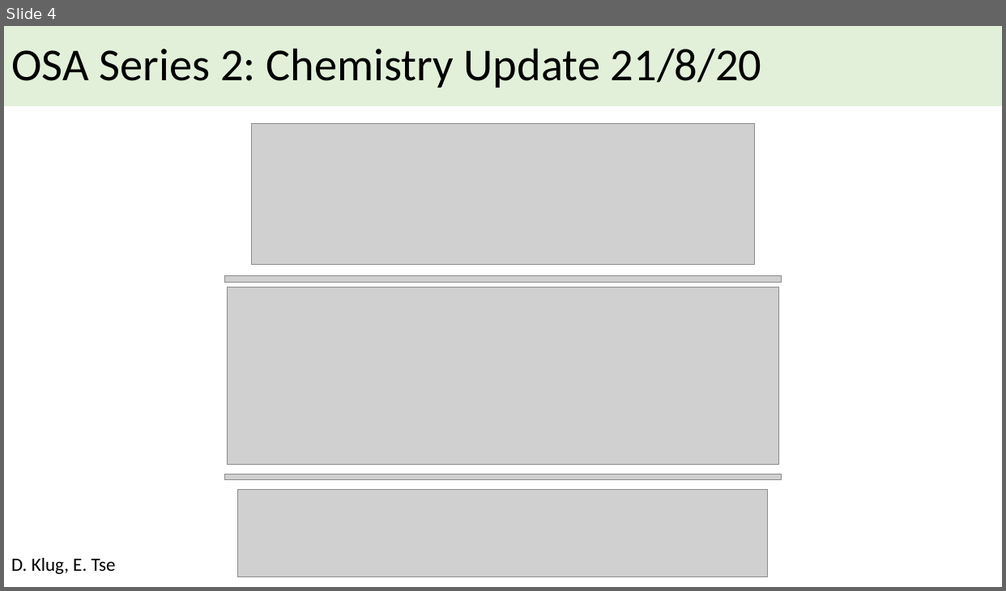
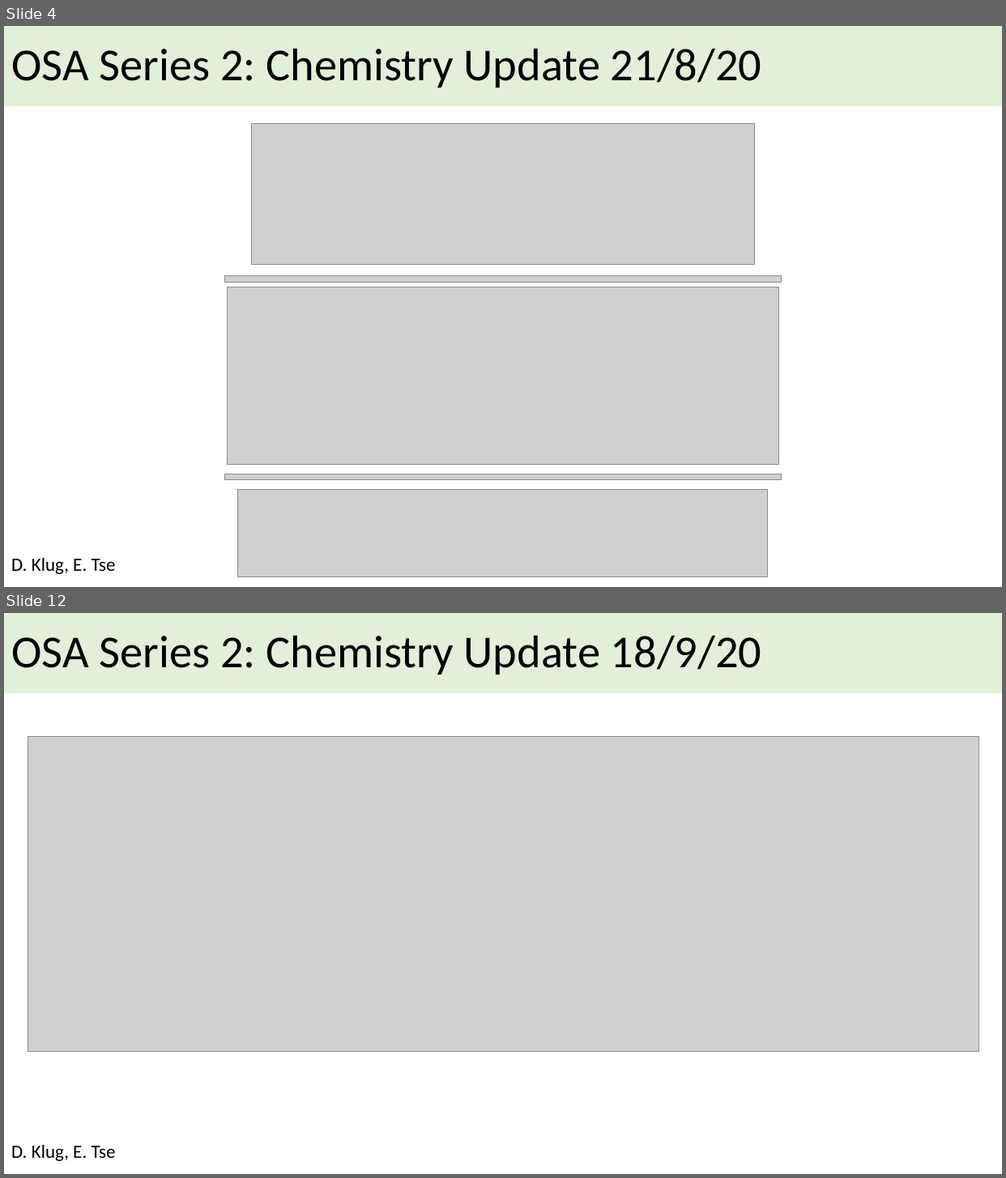
Before and after one commit to opensourceantibiotics/Series-2-Diarylimidazoles, a slide deck: Synthetic Chemistry/OSA Synth Update.pptx. Shown one above the other, each under a label of ours: slide 4 before the commit, slides 4 and 12 after it; the slides between them are not shown. The pictures are 1006x591 and 1006x1178 pixels, drawn with LibreOffice and Linux fonts; fonts in the diff are those of the drawing; grey boxes stand for pictures. Boxes give left, top, right and bottom in pixels: in the first picture for what was removed or moved away, otherwise in the second. Text is boxed around its words. In the diff, an @@ line names an element or a change of style, - is before the commit and + after.

```diff
--- a/Synthetic Chemistry/OSA Synth Update.pptx
+++ b/Synthetic Chemistry/OSA Synth Update.pptx
@@ slide 12 added at [4, 613, 1002, 1174], background #FFFFFF @@
@@ title added at [4, 613, 1002, 693], fill #E2F0D9, 44 pt, text #000000 @@
+OSA Series 2: Chemistry Update 18/9/20
@@ picture added at [28, 736, 979, 1052] @@
@@ text added at [11, 1145, 116, 1161], 18 pt, text #000000 @@
+D. Klug, E. Tse
```
Also in this commit, not shown: 8 other slides added.
